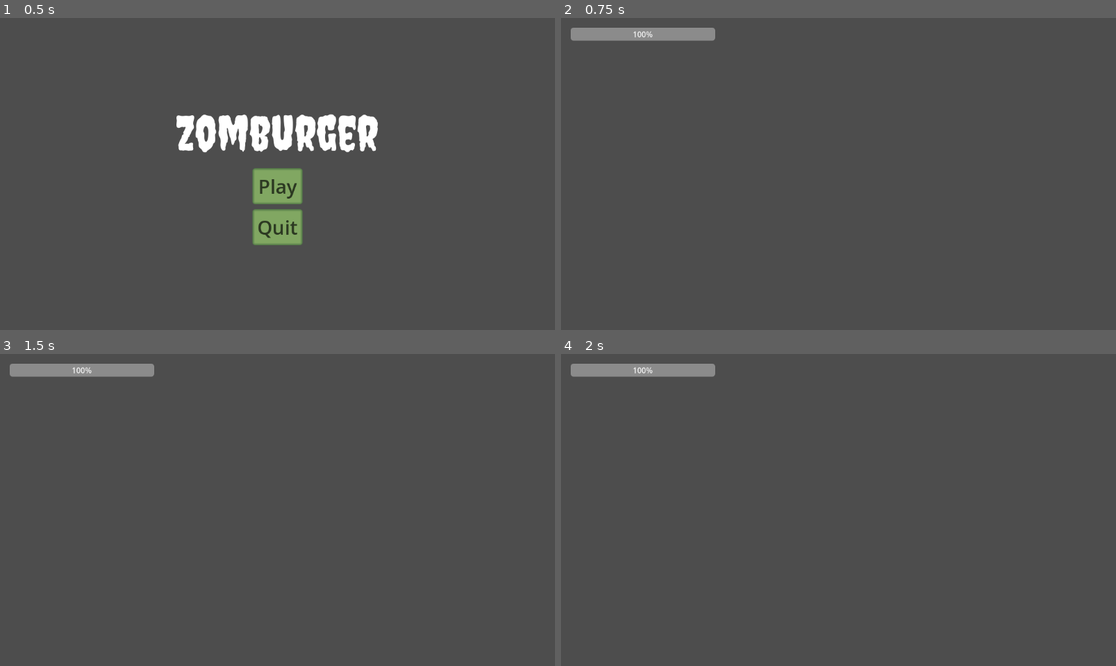
Above: before the commit, frames 1-4 (two rows, left to right).
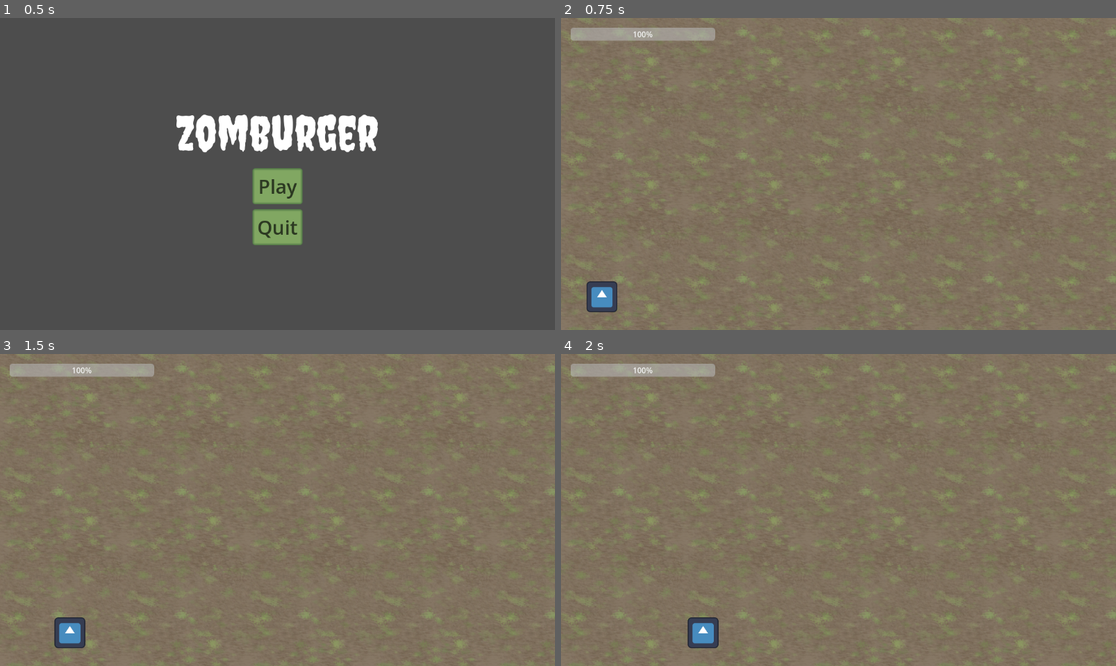
Above: after the commit, the same moments.

Repository: KeyraWebb/zomburger
Game: Godot game, scene res://Scenes/Menus/MainMenu.tscn
Same seed, same stepped clock (60 frames per second), same inputs: the game is played once before the commit and once after it. The engine's default icon, where the game draws it, is replaced by a stand-in: a white triangle on a blue panel in a dark square.
Inputs:
- Up to frame 1 (0.5 s): no input
- Up to frame 2 (0.75 s): click "Play" at 0.5 s
- Up to frame 3 (1.5 s): tap Enter (ui_accept) at 1.25, 1.35 s; hold Right (ui_right) from 1.28 s (still down)
- Up to frame 4 (2 s): keep holding Right (ui_right); tap Enter (ui_accept) at 1.52, 1.82 s

Frame 1 is identical in both runs. In frame 2, 99% of the frame differs, in the area x 0-100%, y 0-100%; in frame 3, 99%; in frame 4, 99%.

Commit message:
feat(player): add basic player movement

Diff:
--- a/Scenes/MainGame.tscn
+++ b/Scenes/MainGame.tscn
@@ -1,9 +1,10 @@
-[gd_scene load_steps=5 format=3 uid="uid://b1cf1hvum4cob"]
+[gd_scene load_steps=6 format=3 uid="uid://b1cf1hvum4cob"]
 
 [ext_resource type="Script" uid="uid://bhyg3jpuk8hs2" path="res://Scenes/GameManager.gd" id="1_frf35"]
 [ext_resource type="PackedScene" uid="uid://copovl7ccbv4v" path="res://Scenes/Menus/pause.tscn" id="2_ybmw1"]
 [ext_resource type="PackedScene" uid="uid://bfhcrglk7orcb" path="res://Scenes/zombie_attack_line.tscn" id="2_yprpe"]
 [ext_resource type="PackedScene" uid="uid://ds466oxc4yvei" path="res://Scenes/Menus/game_over.tscn" id="3_321ql"]
+[ext_resource type="PackedScene" uid="uid://dffnwqbd5w7ni" path="res://Scenes/Player.tscn" id="5_321ql"]
 
 [node name="MainGame" type="Node2D"]
 script = ExtResource("1_frf35")
@@ -23,3 +24,6 @@
 visible = false
 
 [node name="ZombieAttackLine" parent="." instance=ExtResource("2_yprpe")]
+
+[node name="CharacterBody2D" parent="." instance=ExtResource("5_321ql")]
+position = Vector2(85, 579)
--- /dev/null
+++ b/Scenes/Player.tscn
@@ -0,0 +1,17 @@
+[gd_scene load_steps=4 format=3 uid="uid://dffnwqbd5w7ni"]
+
+[ext_resource type="Script" uid="uid://y0mcrlv8ymfv" path="res://Scenes/player.gd" id="1_kyqiw"]
+[ext_resource type="Texture2D" uid="uid://1420o23pjpme" path="res://icon.svg" id="1_rpqav"]
+
+[sub_resource type="CircleShape2D" id="CircleShape2D_rpqav"]
+radius = 31.016125
+
+[node name="CharacterBody2D" type="CharacterBody2D"]
+script = ExtResource("1_kyqiw")
+
+[node name="Sprite2D" type="Sprite2D" parent="."]
+scale = Vector2(0.5, 0.5)
+texture = ExtResource("1_rpqav")
+
+[node name="CollisionShape2D" type="CollisionShape2D" parent="."]
+shape = SubResource("CircleShape2D_rpqav")
--- /dev/null
+++ b/Scenes/diner.tscn
@@ -0,0 +1,5 @@
+[gd_scene format=3 uid="uid://bcc88t2d5oi27"]
+
+[node name="diner" type="Node2D"]
+
+[node name="Diner cam" type="Camera2D" parent="."]
--- a/Scenes/player.gd
+++ b/Scenes/player.gd
@@ -1,25 +1,15 @@
 extends CharacterBody2D
 
 
-const SPEED = 300.0
-const JUMP_VELOCITY = -400.0
+@export var speed = 300.0
 
 
-func _physics_process(delta: float) -> void:
-	# Add the gravity.
-	if not is_on_floor():
-		velocity += get_gravity() * delta
+func _physics_process(_delta: float) -> void:
 
-	# Handle jump.
-	if Input.is_action_just_pressed("ui_accept") and is_on_floor():
-		velocity.y = JUMP_VELOCITY
+	get_input()
+	move_and_slide()
 
-	# Get the input direction and handle the movement/deceleration.
-	# As good practice, you should replace UI actions with custom gameplay actions.
-	var direction := Input.get_axis("ui_left", "ui_right")
-	if direction:
-		velocity.x = direction * SPEED
-	else:
-		velocity.x = move_toward(velocity.x, 0, SPEED)
-
-	move_and_slide()
+#I stole this from the godot tuts: https://docs.godotengine.org/en/stable/tutorials/2d/2d_movement.html
+func get_input():
+	var input_direction = Input.get_vector("Left", "Right", "Up", "Down")
+	velocity = input_direction * speed
--- a/Scenes/zombie_attack_line.tscn
+++ b/Scenes/zombie_attack_line.tscn
@@ -1,7 +1,8 @@
-[gd_scene load_steps=7 format=3 uid="uid://bfhcrglk7orcb"]
+[gd_scene load_steps=11 format=3 uid="uid://bfhcrglk7orcb"]
 
 [ext_resource type="Script" uid="uid://h2resi86j2ko" path="res://Scenes/zombie_attack_line.gd" id="1_u854o"]
 [ext_resource type="Script" uid="uid://hu7ap6jeypdr" path="res://Scenes/spawn_line.gd" id="2_05ttr"]
+[ext_resource type="Texture2D" uid="uid://dlxf8inqkxo8s" path="res://Assets/backgrounds/groundsmall.png" id="2_wcgpt"]
 [ext_resource type="PackedScene" uid="uid://dkee7jpjl0upb" path="res://Scenes/Enemies/zombie.tscn" id="3_e7vvl"]
 [ext_resource type="Script" uid="uid://cgb675jtr2d2" path="res://Scenes/damage_area.gd" id="4_uki52"]
 
@@ -12,8 +13,24 @@
 [sub_resource type="RectangleShape2D" id="RectangleShape2D_u854o"]
 size = Vector2(1152, 50)
 
+[sub_resource type="SegmentShape2D" id="SegmentShape2D_uki52"]
+b = Vector2(1200, 0)
+
+[sub_resource type="SegmentShape2D" id="SegmentShape2D_wcgpt"]
+b = Vector2(0, 150)
+
+[sub_resource type="RectangleShape2D" id="RectangleShape2D_6f8h1"]
+size = Vector2(50, 150)
+
 [node name="ZombieAttackLine" type="Node2D"]
 script = ExtResource("1_u854o")
+
+[node name="TextureRect" type="TextureRect" parent="."]
+offset_right = 1274.0
+offset_bottom = 701.0
+texture = ExtResource("2_wcgpt")
+expand_mode = 1
+stretch_mode = 1
 
 [node name="SpawnLine" type="Area2D" parent="."]
 position = Vector2(0, -100)
@@ -35,4 +52,32 @@
 position = Vector2(576, 0)
 shape = SubResource("RectangleShape2D_u854o")
 
+[node name="Zombie attack cam" type="Camera2D" parent="."]
+anchor_mode = 0
+
+[node name="Player Boundaries" type="StaticBody2D" parent="."]
+
+[node name="CollisionShape2D" type="CollisionShape2D" parent="Player Boundaries"]
+position = Vector2(0, 648)
+shape = SubResource("SegmentShape2D_uki52")
+
+[node name="CollisionShape2D2" type="CollisionShape2D" parent="Player Boundaries"]
+position = Vector2(0, 499)
+shape = SubResource("SegmentShape2D_uki52")
+
+[node name="CollisionShape2D3" type="CollisionShape2D" parent="Player Boundaries"]
+position = Vector2(0, 500)
+shape = SubResource("SegmentShape2D_wcgpt")
+
+[node name="CollisionShape2D4" type="CollisionShape2D" parent="Player Boundaries"]
+position = Vector2(1200, 500)
+shape = SubResource("SegmentShape2D_wcgpt")
+
+[node name="Location change zone" type="Area2D" parent="."]
+position = Vector2(1152, 500)
+
+[node name="CollisionShape2D" type="CollisionShape2D" parent="Location change zone"]
+position = Vector2(26, 74)
+shape = SubResource("RectangleShape2D_6f8h1")
+
 [connection signal="body_entered" from="DamageArea" to="DamageArea" method="_on_body_entered"]
--- a/project.godot
+++ b/project.godot
@@ -22,3 +22,31 @@
 "events": [Object(InputEventKey,"resource_local_to_scene":false,"resource_name":"","device":-1,"window_id":0,"alt_press …(195 unchanged characters)…
 ]
 }
+Up={
+"deadzone": 0.2,
+"events": [Object(InputEventKey,"resource_local_to_scene":false,"resource_name":"","device":-1,"window_id":0,"alt_pressed":false,"shift_pressed":false,"ctrl_pressed":false,"meta_pressed":false,"pressed":false,"keycode":0,"physical_keycode":87,"key_label":0,"unicode":119,"location":0,"echo":false,"script":null)
+, Object(InputEventKey,"resource_local_to_scene":false,"resource_name":"","device":-1,"window_id":0,"alt_pressed":false,"shift_pressed":false,"ctrl_pressed":false,"meta_pressed":false,"pressed":false,"keycode":0,"physical_keycode":4194320,"key_label":0,"unicode":0,"location":0,"echo":false,"script":null)
+, Object(InputEventJoypadMotion,"resource_local_to_scene":false,"resource_name":"","device":-1,"axis":1,"axis_value":-1.0,"script":null)
+]
+}
+Down={
+"deadzone": 0.2,
+"events": [Object(InputEventKey,"resource_local_to_scene":false,"resource_name":"","device":-1,"window_id":0,"alt_pressed":false,"shift_pressed":false,"ctrl_pressed":false,"meta_pressed":false,"pressed":false,"keycode":0,"physical_keycode":83,"key_label":0,"unicode":115,"location":0,"echo":false,"script":null)
+, Object(InputEventKey,"resource_local_to_scene":false,"resource_name":"","device":-1,"window_id":0,"alt_pressed":false,"shift_pressed":false,"ctrl_pressed":false,"meta_pressed":false,"pressed":false,"keycode":0,"physical_keycode":4194322,"key_label":0,"unicode":0,"location":0,"echo":false,"script":null)
+, Object(InputEventJoypadMotion,"resource_local_to_scene":false,"resource_name":"","device":-1,"axis":1,"axis_value":1.0,"script":null)
+]
+}
+Left={
+"deadzone": 0.2,
+"events": [Object(InputEventKey,"resource_local_to_scene":false,"resource_name":"","device":-1,"window_id":0,"alt_pressed":false,"shift_pressed":false,"ctrl_pressed":false,"meta_pressed":false,"pressed":false,"keycode":0,"physical_keycode":65,"key_label":0,"unicode":97,"location":0,"echo":false,"script":null)
+, Object(InputEventKey,"resource_local_to_scene":false,"resource_name":"","device":-1,"window_id":0,"alt_pressed":false,"shift_pressed":false,"ctrl_pressed":false,"meta_pressed":false,"pressed":false,"keycode":0,"physical_keycode":4194319,"key_label":0,"unicode":0,"location":0,"echo":false,"script":null)
+, Object(InputEventJoypadMotion,"resource_local_to_scene":false,"resource_name":"","device":-1,"axis":0,"axis_value":-1.0,"script":null)
+]
+}
+Right={
+"deadzone": 0.2,
+"events": [Object(InputEventKey,"resource_local_to_scene":false,"resource_name":"","device":-1,"window_id":0,"alt_pressed":false,"shift_pressed":false,"ctrl_pressed":false,"meta_pressed":false,"pressed":false,"keycode":0,"physical_keycode":68,"key_label":0,"unicode":100,"location":0,"echo":false,"script":null)
+, Object(InputEventKey,"resource_local_to_scene":false,"resource_name":"","device":-1,"window_id":0,"alt_pressed":false,"shift_pressed":false,"ctrl_pressed":false,"meta_pressed":false,"pressed":false,"keycode":0,"physical_keycode":4194321,"key_label":0,"unicode":0,"location":0,"echo":false,"script":null)
+, Object(InputEventJoypadMotion,"resource_local_to_scene":false,"resource_name":"","device":-1,"axis":0,"axis_value":1.0,"script":null)
+]
+}
Binary file added: Assets/backgrounds/ground.png
Not shown, added: Assets/backgrounds/ground.png.import
Binary file added: Assets/backgrounds/groundsmall.png
Not shown, added: Assets/backgrounds/groundsmall.png.import
